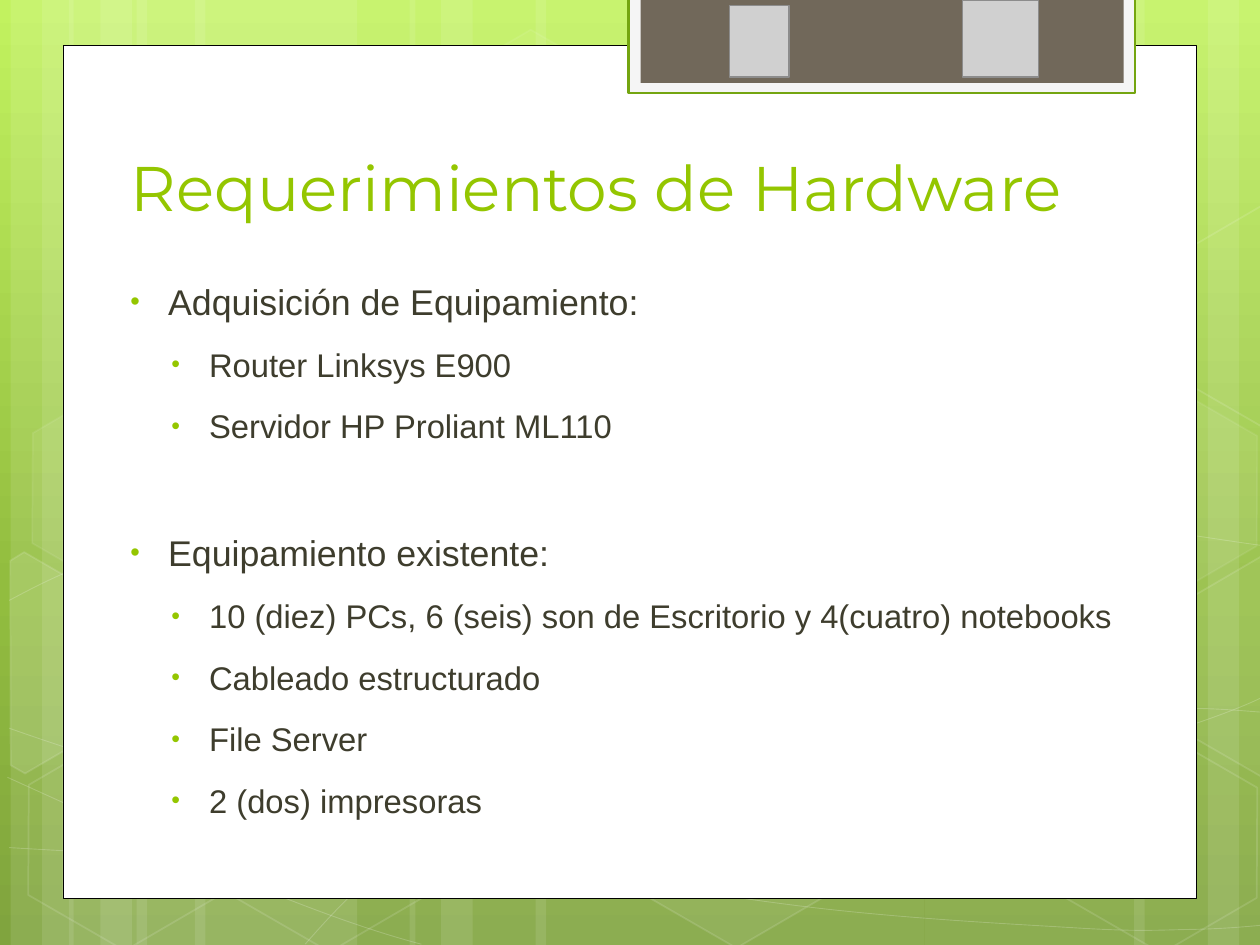
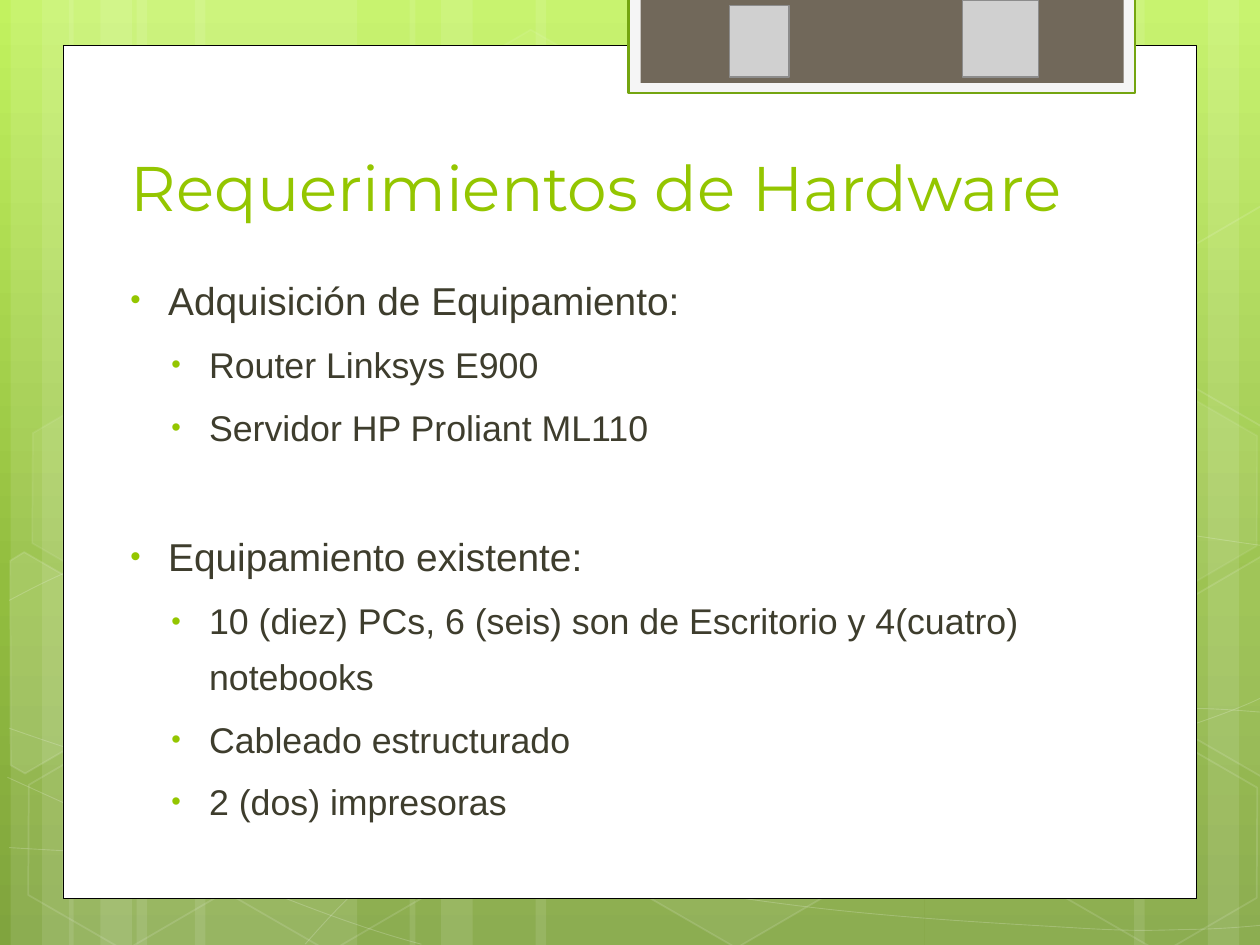
Before and after one commit to ptissera/habilitacion-profesional-2012-4k4, a slide deck: slide 32 of Documentacion/Proyecto/Presentacion Final/Exposicion Final.pptx (slide 31 before the commit). Drawn at 1260x945 pixels with LibreOffice and Linux fonts; fonts in the diff are those of the drawing; grey boxes stand for pictures. Boxes give left, top, right and bottom in pixels: in the first picture for what was removed or moved away, otherwise in the second. Text is boxed around its words. In the diff, an @@ line names an element or a change of style, - is before the commit and + after.

```diff
--- a/Documentacion/Proyecto/Presentacion Final/Exposicion Final.pptx
+++ b/Documentacion/Proyecto/Presentacion Final/Exposicion Final.pptx
@@ text "Adquisición de Equipamiento:" at <box>168,286,1018,823</box>: size 20.4 to 22.2 pt in "Adquisición de Equipamiento:", "Equipamiento existente:"; size 18.7 to 20.4 pt in "Router Linksys E900", "Servidor HP Proliant ML110", "10 (diez) PCs, 6 (seis) son de ...", "Cableado estructurado" and 1 more places; line spacing 1.4 to 1.3 @@
@@ text at <box>209,727,367,752</box>: paragraph removed @@
-  • File Server
```
Also in this commit, not shown: 19 other slides changed, 3 slides added, 1 other file.
